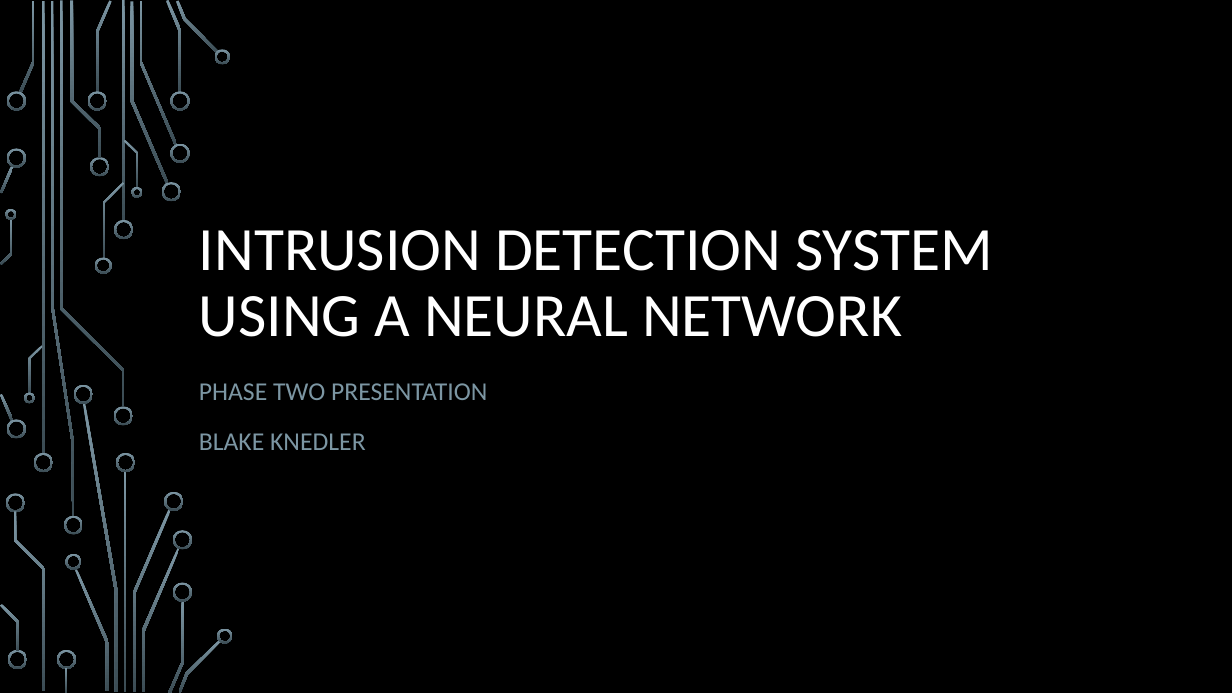
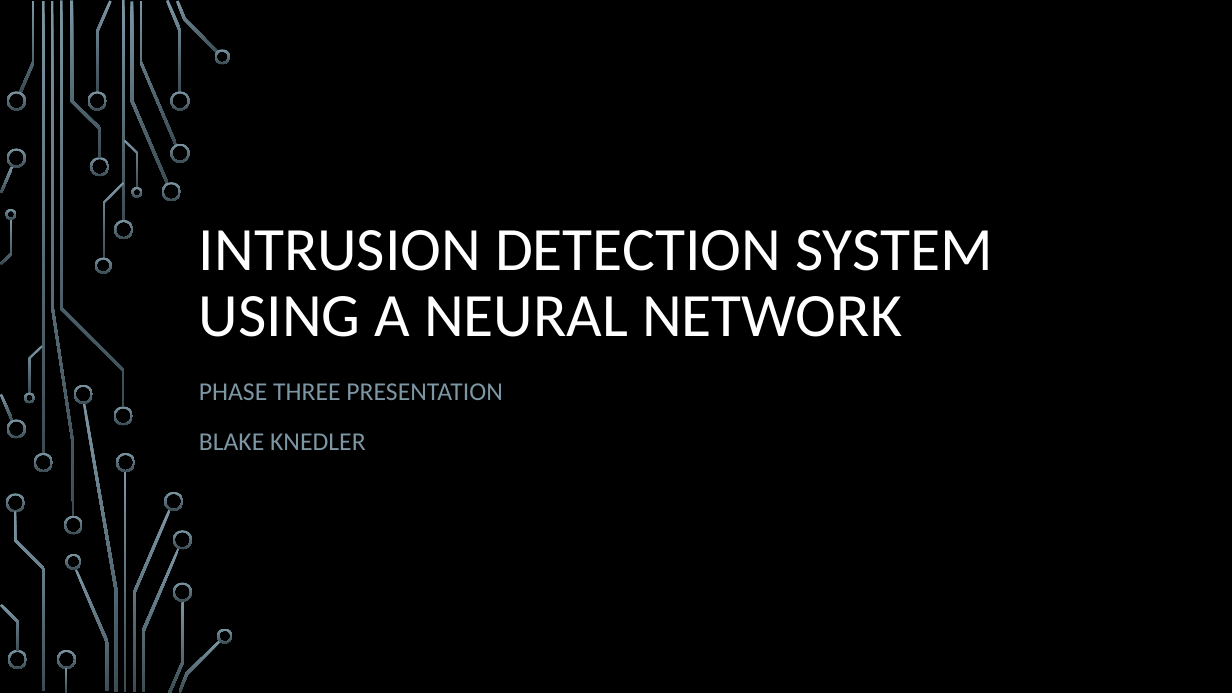
Before and after one commit to bneedy/PyIDS, a slide deck: slide 1 of Documents/Phase 3/Phase 3 Presentation.pptx. Drawn at 1232x693 pixels with LibreOffice and Linux fonts; fonts in the diff are those of the drawing; background and template pictures are left out. Boxes give left, top, right and bottom in pixels: in the first picture for what was removed or moved away, otherwise in the second. Text is boxed around its words. In the diff, an @@ line names an element or a change of style, - is before the commit and + after.

Commit message:
Updates for Phase 3 Action Items

```diff
--- a/Documents/Phase 3/Phase 3 Presentation.pptx
+++ b/Documents/Phase 3/Phase 3 Presentation.pptx
@@ subtitle at [199,383,502,400]: text changed @@
-PHASE TWO PRESENTATION
+PHASE THREE PRESENTATION
```
Also in this commit, not shown: 2 other slides changed, 32 other files.
